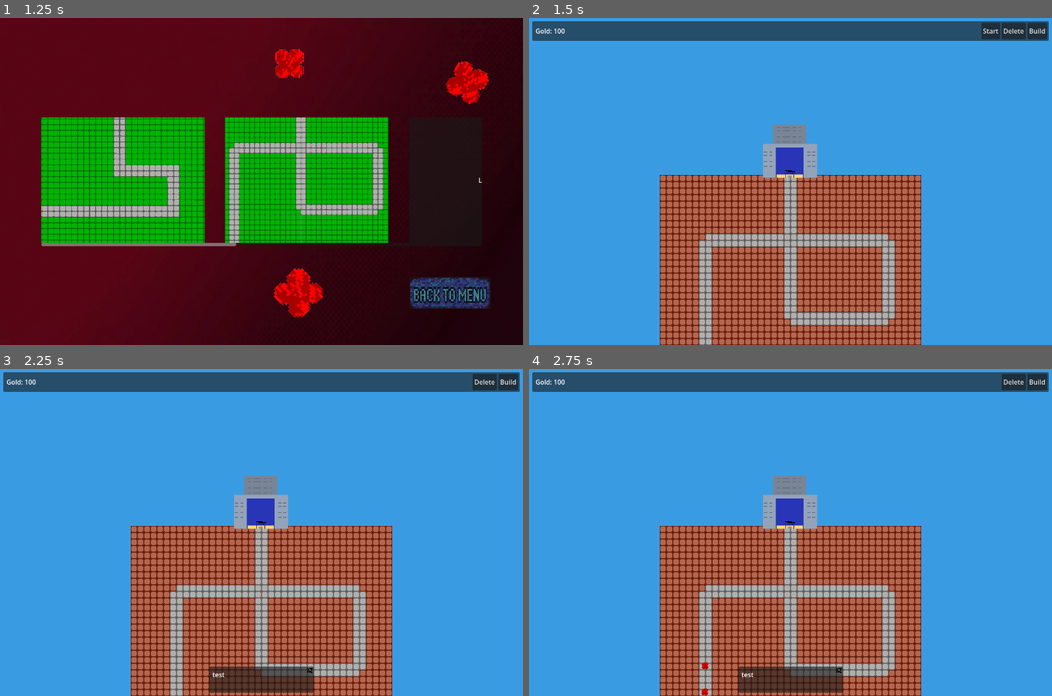
Above: before the commit, frames 1-4 (two rows, left to right).
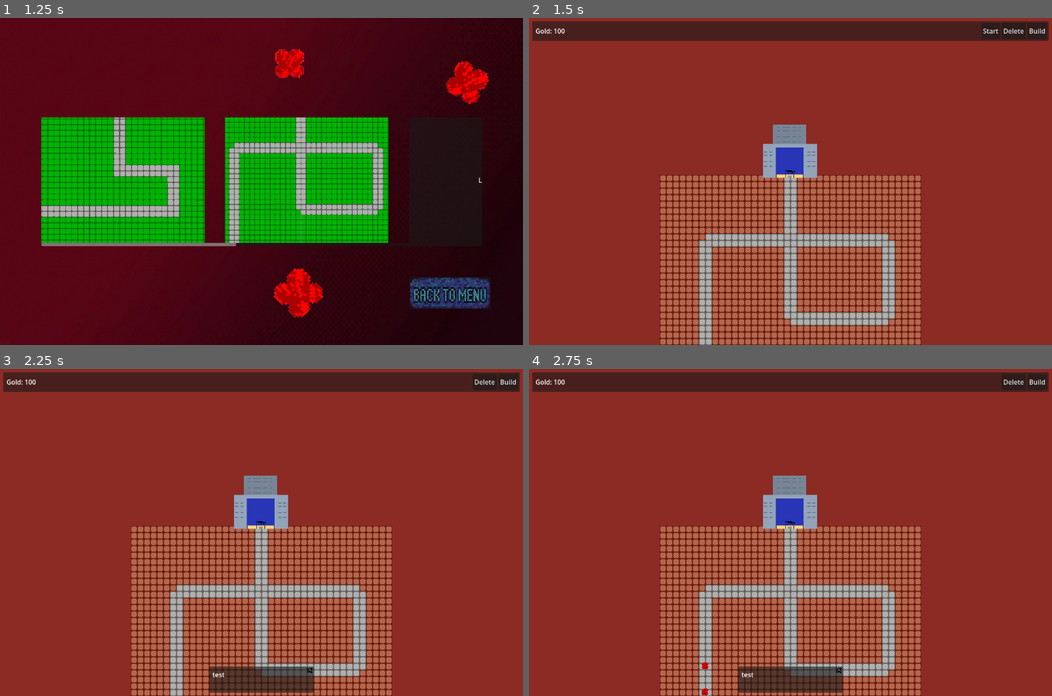
Above: after the commit, the same moments.

Repository: FrameXX/game-jam-02-2026
Game: Godot game, scene res://scenes/main_menu.tscn
Two runs of this game, one before a commit and one after it. Both use one fixed random seed, a clock stepped at 60 frames per second and the inputs below.
Inputs (mouse positions are in pixels of both pictures, inside the frame that each line leads up to):
- Up to frame 1 (1.25 s): click (125, 210) at 0.5 s
- Up to frame 2 (1.5 s): click "LEVEL 2" at 1.25 s
- Up to frame 3 (2.25 s): click "Start" at 2 s
- Up to frame 4 (2.75 s): no input

Frame 1 is identical in both runs. In frame 2, 73% of the frame differs, in the area x 0-100%, y 0-100%; in frame 3, 73%; in frame 4, 73%.

Commit message:
death gives gold

Diff:
--- a/scenes/game.tscn
+++ b/scenes/game.tscn
@@ -34,6 +34,6 @@
 anchor_bottom = 1.0
 grow_horizontal = 2
 grow_vertical = 2
-color = Color(0.22514474, 0.6108661, 0.88844806, 1)
+color = Color(0.5466945, 0.16986325, 0.13984683, 1)
 
 [connection signal="timeout" from="WaveManager/Timer" to="WaveManager" method="_on_timer_timeout"]
--- a/scripts/basic_enemy_path_follow.gd
+++ b/scripts/basic_enemy_path_follow.gd
@@ -42,6 +42,8 @@
 		die()
 
 func die():
+	Global.gold += 10
+	$"../../../../HUD/CanvasLayer/Control/Main/Gold".text = "Gold: " + str(Global.gold)
 	emit_signal("died", self)
 	queue_free()
 
@@ -65,6 +67,9 @@
 
 func reached_end():
 	print("U ded")
+	$"../../../../HUD/CanvasLayer".show_dialog("U ded\nReturning to level selector")
+	await get_tree().create_timer(2.0).timeout
+	Global.base_health -= 10
+	get_tree().change_scene_to_file("res://scenes/level_menu.tscn")
+	queue_free()
 	# Damage the base when enemy reaches the end
-	Global.base_health -= 10
-	queue_free()
--- a/scripts/building_manager.gd
+++ b/scripts/building_manager.gd
@@ -148,8 +148,6 @@
 			print("A PATH, CANNOT PLACE")
 			can_place_here = false
 
-		pass
-
 	if can_place_here:
 		# Deduct Gold
 		Global.gold -= cost
--- a/scripts/buildings/plasma_shell.gd
+++ b/scripts/buildings/plasma_shell.gd
@@ -3,7 +3,7 @@
 @export var needs_path: bool = false
 @export var damage: float = 25.0
 @export var attack_range: float = 150.0
-@export var attack_cooldown: float = 1.0
+@export var attack_cooldown: float = 0.1
 @export var laser_duration: float = 0.15
 
 @onready var head: Sprite2D = $Sprite2D/Head
